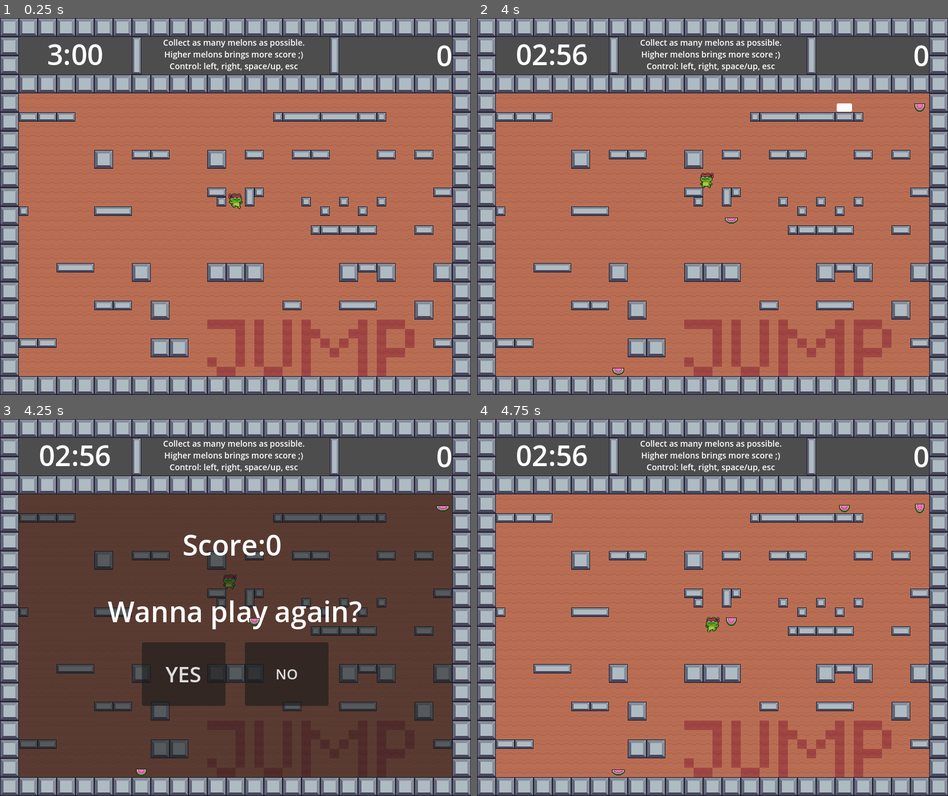
Above: before the commit, frames 1-4 (two rows, left to right).
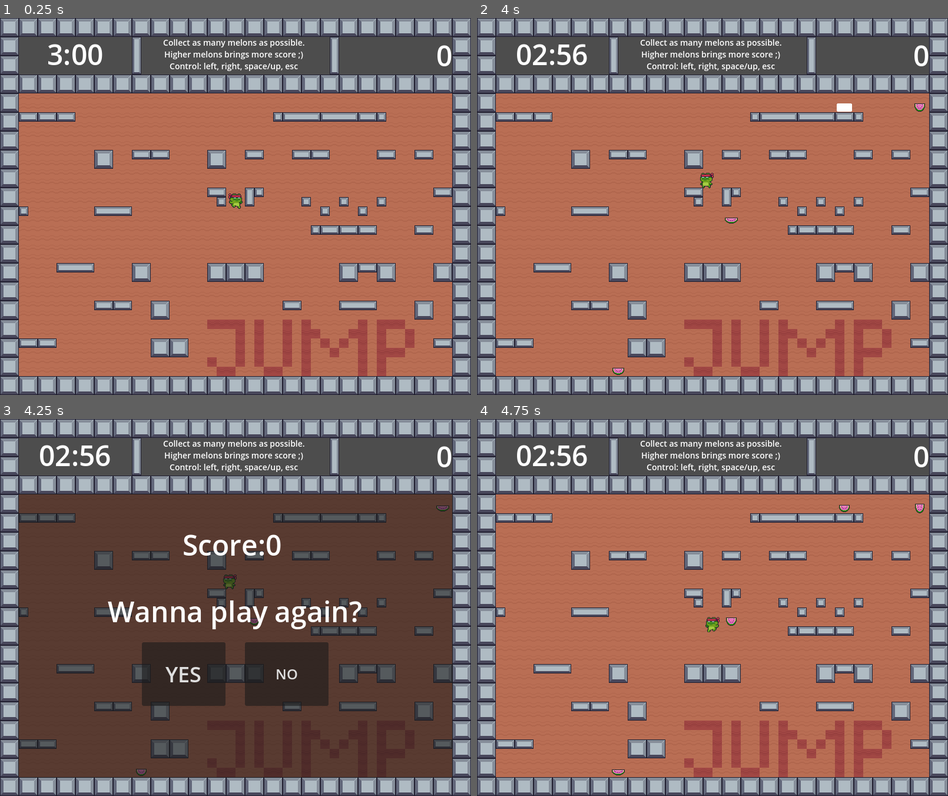
Above: after the commit, the same moments.

Repository: janzeman3/Jump
Game: Godot game, scene res://scene_1.tscn
Two runs of this game, one before a commit and one after it. Both use one fixed random seed, a clock stepped at 60 frames per second and the inputs below.
Inputs:
- Up to frame 1 (0.25 s): no input
- Up to frame 2 (4 s): tap one key every 0.75 s from 0.6 s: Space (skok) Left (vlevo) Right (vpravo) Space (skok) Left (vlevo)
- Up to frame 3 (4.25 s): tap Escape (esc) at 4.15 s
- Up to frame 4 (4.75 s): click "YES" at 4.25 s

Frames 1-2 are identical in both runs. In frame 3, less than 0.1% of the frame differs, in the area x 29-96%, y 23-95%; in frame 4, nothing differs.

Commit message:
BugFix: melon overlays control panel
Signed-off-by: Jan Zeman <major.su@seznam.cz>

Diff:
--- a/scene_1.gd
+++ b/scene_1.gd
@@ -6,6 +6,7 @@
 
 var pocetMelounu = 0
 var maxMelounu = 10
+var maxMelounIndex = 0
 
 func _on_timer_timeout() -> void:
 	if pocetMelounu < maxMelounu:
@@ -14,9 +15,11 @@
 		(m as Area2D).position.x =  48 + randi()%23 * 32
 		(m as Area2D).position.y = 152 + vyska * 64
 		m.hodnota = (8-vyska) * 5
-		print("Novy meloun: " + str(m.hodnota))
 		add_child(m)
 		pocetMelounu += 1
+		maxMelounIndex = m.get_index()
+
+		print("Novy meloun: %d (idx: %d)" % [m.hodnota, maxMelounIndex])
 
 	var sec = int($TimerCas.time_left)
 	var minuty = int(sec / 60)
@@ -41,7 +44,7 @@
 	$Path2D/PathFollow2D/pila.stop()
 	$Path2D2/PathFollow2D/pila.stop()
 	$Path2D3/PathFollow2D/pila.stop()
-
+	move_child($OverPanel, maxMelounIndex+1)
 	$OverPanel.visible = true
 	$OverPanel/Label.text = "Score:" + str($CharacterBody2D.skore)
 
--- a/scene_1.tscn
+++ b/scene_1.tscn
@@ -461,6 +461,44 @@
 Control: left, right, space/up, esc"
 horizontal_alignment = 1
 
+[node name="Path2D" type="Path2D" parent="."]
+position = Vector2(-66, 556)
+rotation = 0.523598
+curve = SubResource("Curve2D_2fno3")
+
+[node name="PathFollow2D" type="PathFollow2D" parent="Path2D"]
+position = Vector2(629.006, -385.642)
+rotation = -2.1046
+progress = 489.544
+
+[node name="pila" parent="Path2D/PathFollow2D" instance=ExtResource("9_mjd5i")]
+visible = false
+position = Vector2(2.9978, -0.11528)
+rotation = 3.10315
+
+[node name="Path2D2" type="Path2D" parent="."]
+curve = SubResource("Curve2D_mjd5i")
+
+[node name="PathFollow2D" type="PathFollow2D" parent="Path2D2"]
+position = Vector2(126.786, 506.752)
+rotation = -1.58692
+progress = 316.124
+
+[node name="pila" parent="Path2D2/PathFollow2D" instance=ExtResource("9_mjd5i")]
+visible = false
+position = Vector2(0.817146, 0.969124)
+rotation = -3.13542
+
+[node name="Path2D3" type="Path2D" parent="."]
+curve = SubResource("Curve2D_t0rxu")
+
+[node name="PathFollow2D" type="PathFollow2D" parent="Path2D3"]
+position = Vector2(66, 515)
+rotation = -1.58337
+
+[node name="pila" parent="Path2D3/PathFollow2D" instance=ExtResource("9_mjd5i")]
+visible = false
+
 [node name="OverPanel" type="Panel" parent="."]
 visible = false
 offset_left = 31.0
@@ -506,49 +544,11 @@
 theme_override_font_sizes/font_size = 36
 text = "YES"
 
-[node name="Path2D" type="Path2D" parent="."]
-position = Vector2(-66, 556)
-rotation = 0.523598
-curve = SubResource("Curve2D_2fno3")
-
-[node name="PathFollow2D" type="PathFollow2D" parent="Path2D"]
-position = Vector2(629.006, -385.642)
-rotation = -2.1046
-progress = 489.544
-
-[node name="pila" parent="Path2D/PathFollow2D" instance=ExtResource("9_mjd5i")]
-visible = false
-position = Vector2(2.9978, -0.11528)
-rotation = 3.10315
-
-[node name="Path2D2" type="Path2D" parent="."]
-curve = SubResource("Curve2D_mjd5i")
-
-[node name="PathFollow2D" type="PathFollow2D" parent="Path2D2"]
-position = Vector2(126.786, 506.752)
-rotation = -1.58692
-progress = 316.124
-
-[node name="pila" parent="Path2D2/PathFollow2D" instance=ExtResource("9_mjd5i")]
-visible = false
-position = Vector2(0.817146, 0.969124)
-rotation = -3.13542
-
-[node name="Path2D3" type="Path2D" parent="."]
-curve = SubResource("Curve2D_t0rxu")
-
-[node name="PathFollow2D" type="PathFollow2D" parent="Path2D3"]
-position = Vector2(66, 515)
-rotation = -1.58337
-
-[node name="pila" parent="Path2D3/PathFollow2D" instance=ExtResource("9_mjd5i")]
-visible = false
-
 [connection signal="ready" from="." to="." method="_on_ready"]
 [connection signal="timeout" from="Timer" to="." method="_on_timer_timeout"]
 [connection signal="timeout" from="TimerCas" to="." method="_on_timer_cas_timeout"]
-[connection signal="pressed" from="OverPanel/noButton" to="." method="_on_no_button_pressed"]
-[connection signal="pressed" from="OverPanel/yesButton" to="." method="_on_yes_button_pressed"]
 [connection signal="zasah_pilou" from="Path2D/PathFollow2D/pila" to="." method="_on_pila_zasah_pilou"]
 [connection signal="zasah_pilou" from="Path2D2/PathFollow2D/pila" to="." method="_on_pila_zasah_pilou"]
 [connection signal="zasah_pilou" from="Path2D3/PathFollow2D/pila" to="." method="_on_pila_zasah_pilou"]
+[connection signal="pressed" from="OverPanel/noButton" to="." method="_on_no_button_pressed"]
+[connection signal="pressed" from="OverPanel/yesButton" to="." method="_on_yes_button_pressed"]
